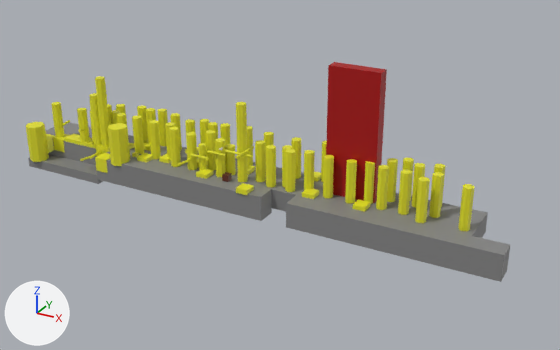
A saved change to the Blender file assets/map_forest.blend.
The view is the same before and after, from a 50 mm lens placed at (120.2, -116.9, 62.4), pointed at (54.3, 2.9, 2.5). The axes (+X, +Y, +Z) are drawn at lower left. The lights are the same throughout.

Objects in the first picture: 'Ground', 'Ground.002', 'Ground.006', 'Ground.007', 'Monster', 'Pushable_Branch.006', 'Tree.001', 'Tree.008', 'Tree.012', 'Tree.031', 'Tree.032', 'Tree.037', 'Tree.038', 'Tree.057'.
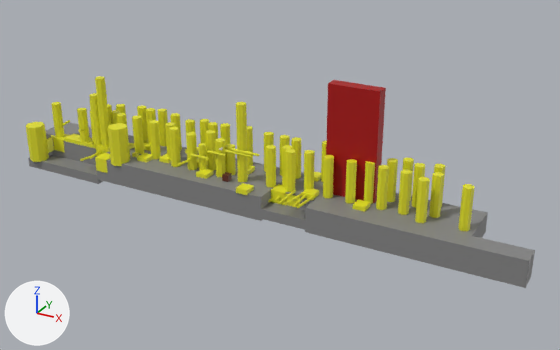
Commit message: forest puzzle

What the commit changed:
Mesh me_cube_003 is new.
It is a box spanning x -0.5..0.5, y -0.5..0.5, z -0.5..0.5.
It uses material mat_material_001 (yellow #e7e526).
Mesh me_cube_002 is new.
It is a box spanning x -0.5..0.5, y -0.5..0.5, z -0.5..0.5.
It uses material mat_material_001 (yellow #e7e526).
Object 'Tree.032' (ob_tree_032) moves from (49.8, 3.3, 0.2) to (52.5, 8.1, 0.2).
Object 'Monster' (ob_monster) moves from (68.3, 5.5, 0.0) to (68.3, 5.5, -3.3).
Object 'Ground.002' (ob_ground_002) moves from (79.0, -1.4, -2.2) to (83.0, -1.4, -2.2).
Object 'Pushable_Branch.006' (ob_pushable_branch_006) turns from (0, 0, 90) to (0, 0, 0) degrees about x, y and z.
Object 'Pushable_Branch.004' (ob_pushable_branch_004) is new; it shows a copy of the mesh of ob_pushable_branch_006.
Its location is (61.1, -1.7, 0.7).
Its rotation in degrees is (0, 0, 93).
Object 'Pushable_Branch.003' (ob_pushable_branch_003) is new; it shows a copy of the mesh of ob_pushable_branch_006.
Its location is (58.4, -1.8, 0.7).
Its rotation in degrees is (0, 0, 90).
Object 'Pushable_Branch.002' (ob_pushable_branch_002) is new; it shows a copy of the mesh of ob_pushable_branch_006.
Its location is (62.3, -1.7, 0.6).
Its rotation in degrees is (0, 0, 85).
Object 'Pushable_Branch.001' (ob_pushable_branch_001) is new; it shows a copy of the mesh of ob_pushable_branch_006.
Its location is (59.9, -1.8, 0.7).
Its rotation in degrees is (0, 0, 83).
Object 'Bush.027' (ob_bush_027) is new; it shows me_cube_003.
Its location is (58.3, 2.0, -1.4).
Its scale is (3.0, 3.0, 3.0).
Object 'Bush.026' (ob_bush_026) is new; it shows me_cube_002.
Its location is (55.3, 1.7, -1.2).
Its scale is (3.0, 3.0, 3.0).
Object 'Ground.003' (ob_ground_003) is new; it shows a copy of the mesh of ob_ground_002.
Its location is (58.2, -1.4, -3.3).
Its rotation in degrees is (0, 0, 90).
Its scale is (4.0, 10.0, 2.0).

Boxes (x1, y1, x2, y2) around the edits, measured in the pictures (560 x 350 px):
'Ground.002', moved
    before: (286, 195, 510, 282)
    after: (305, 200, 535, 288)
'Monster', moved
    before: (326, 62, 387, 203)
    after: (326, 80, 386, 203)
'Ground.003', added
    after: (259, 202, 305, 230)
'Tree.032', moved
    before: (255, 140, 266, 182)
    after: (280, 135, 290, 176)
'Bush.026', added
    after: (271, 184, 287, 205)
'Pushable_Branch.006', turned
    before: (236, 146, 254, 158)
    after: (231, 148, 259, 156)
'Bush.027', added
    after: (286, 194, 300, 207)
'Pushable_Branch.002', added
    after: (297, 195, 316, 208)
'Pushable_Branch.001', added
    after: (284, 193, 303, 205)
'Pushable_Branch.003', added
    after: (279, 190, 296, 204)
'Pushable_Branch.004', added
    after: (293, 194, 307, 207)
